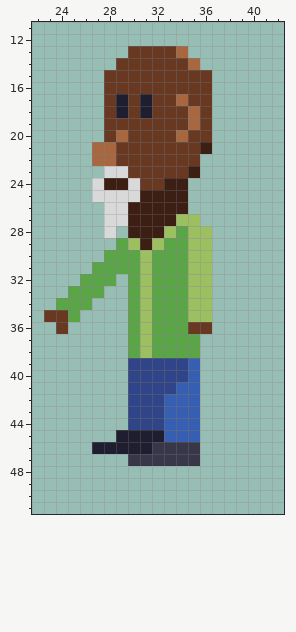
Pixel-art sprite, stored at Assets/morgan/morgan-shake.png. The first picture shows the starting point.
The file is 64x64 pixels. Shown: x 22..42, y 11..51.
The same view after the edit:
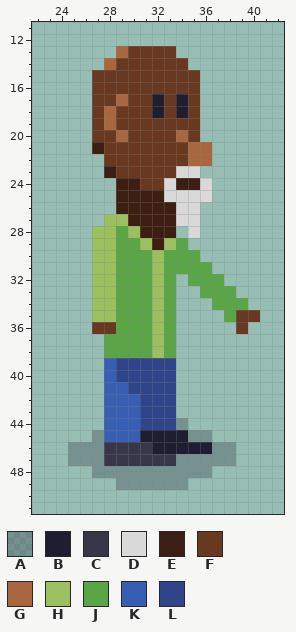
Palette (. is transparent): A #1f1e3046  B #1f1e30  C #38374a  D #d9d9d9  E #3d1e12  F #693821  G #a8673e  H #9cbf60  J #5aa647  K #365fb3  L #304589
The edit:
@@ x 22..42 @@
 12 .....................
-13 ........FFFFG........
-14 .......FFFFFFG.......
-15 ......FFFFFFFFF......
-16 ......FFFFFFFFF......
-17 ......FBFBFFGFF......
-18 ......FBFBFFFGF......
-19 ......FFFFFFFGF......
-20 ......FGFFFFGFF......
-21 .....GGFFFFFFFE......
-22 .....GGFFFFFFF.......
-23 ......DDFFFFFE.......
-24 .....DEEDFFEE........
-25 .....DDDDEEEE........
-26 ......DDEEEEE........
-27 ......DDEEEEHH.......
-28 ......D.EEEHJHH......
-29 .......JHEHJJHH......
-30 ......JJJHJJJHH......
-31 .....JJJJHJJJHH......
-32 ....JJJ.JHJJJHH......
-33 ...JJJ..JHJJJHH......
-34 ..JJJ...JHJJJHH......
-35 .FFJ....JHJJJHH......
-36 ..F.....JHJJJFF......
-37 ........JHJJJJ.......
-38 ........JHJJJJ.......
-39 ........LLLLLK.......
-40 ........LLLLLK.......
-41 ........LLLLKK.......
-42 ........LLLKKK.......
-43 ........LLLKKK.......
-44 ........LLLKKK.......
-45 .......BBBBKKK.......
-46 .....BBBBBCCCC.......
-47 ........CCCCCC.......
-48 .....................
-49 .....................
+13 .......GFFFF.........
+14 ......GFFFFFF........
+15 .....FFFFFFFFF.......
+16 .....FFFFFFFFF.......
+17 .....FFGFFBFBF.......
+18 .....FGFFFBFBF.......
+19 .....FGFFFFFFF.......
+20 .....FFGFFFFGF.......
+21 .....EFFFFFFFGG......
+22 ......FFFFFFFGG......
+23 ......EFFFFFDD.......
+24 .......EEFFDEED......
+25 .......EEEEDDDD......
+26 .......EEEEEDD.......
+27 ......HHEEEEDD.......
+28 .....HHJHEEE.D.......
+29 .....HHJJHEHJ........
+30 .....HHJJJHJJJ.......
+31 .....HHJJJHJJJJ......
+32 .....HHJJJHJ.JJJ.....
+33 .....HHJJJHJ..JJJ....
+34 .....HHJJJHJ...JJJ...
+35 .....HHJJJHJ....JFF..
+36 .....FFJJJHJ.....F...
+37 ......JJJJHJ.........
+38 ......JJJJHJ.........
+39 ......KLLLLL.........
+40 ......KLLLLL.........
+41 ......KKLLLL.........
+42 ......KKKLLL.........
+43 ......KKKLLL.........
+44 ......KKKLLLA........
+45 .....AKKKBBBBAA......
+46 ...AAACCCCBBBBBAA....
+47 ...AAACCCCCCAAAAA....
+48 .....AAAAAAAAAA......
+49 .......AAAAAA........
 50 .....................
Where, in picture pixels (left, top, right, bottom), the same in both pictures:
changed: (44, 46, 260, 490)
